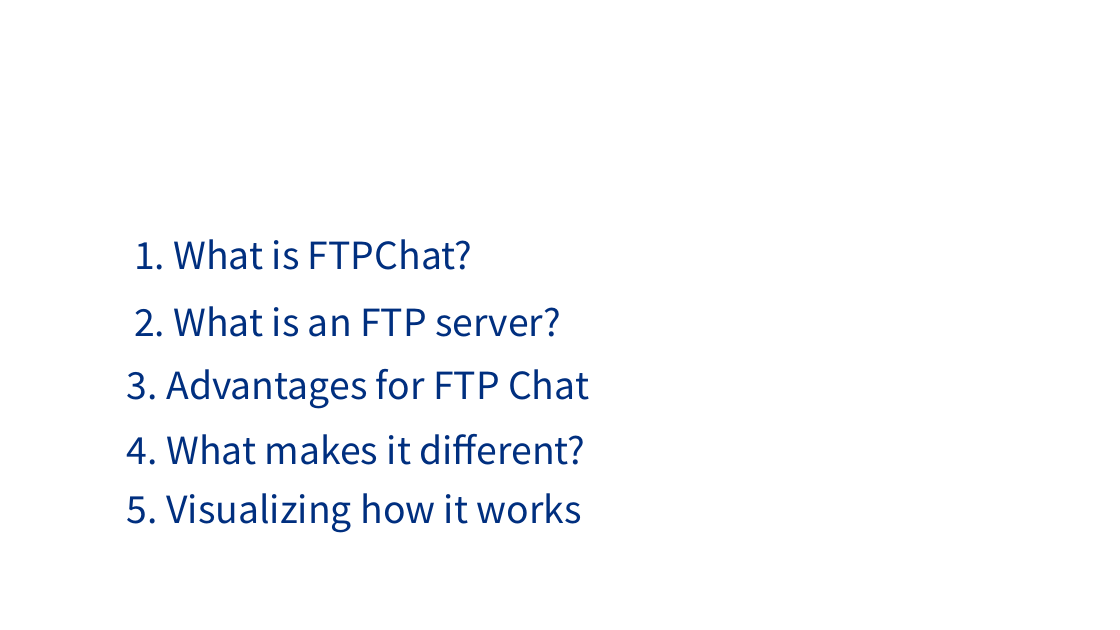
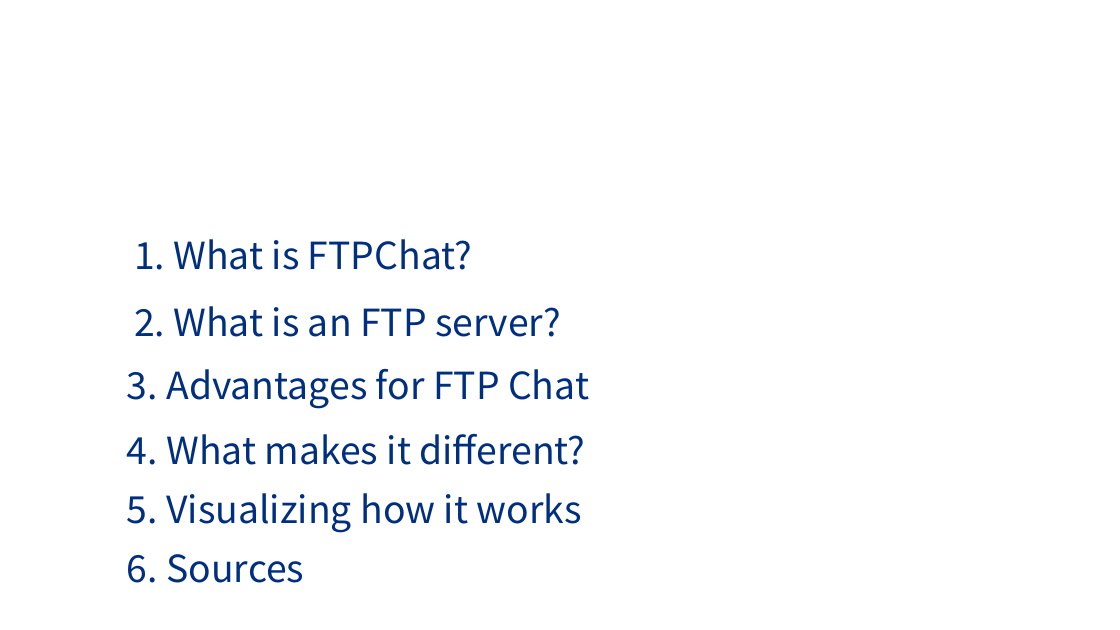
Before and after one commit to ahmedomar2014/FTPChat, a slide deck: slide 2 of Documentation/ISEF/FTPChat.pptx. Drawn at 1120x630 pixels with LibreOffice and Linux fonts; fonts in the diff are those of the drawing; background and template pictures are left out. Boxes give left, top, right and bottom in pixels: in the first picture for what was removed or moved away, otherwise in the second. Text is boxed around its words. In the diff, an @@ line names an element or a change of style, - is before the commit and + after.

```diff
--- a/Documentation/ISEF/FTPChat.pptx
+++ b/Documentation/ISEF/FTPChat.pptx
@@ text added at (127, 554, 304, 583), 32 pt, text #002F7F @@
+6. Sources
```
Also in this commit, not shown: 1 other slide changed, 1 slide added, 15 other files.
